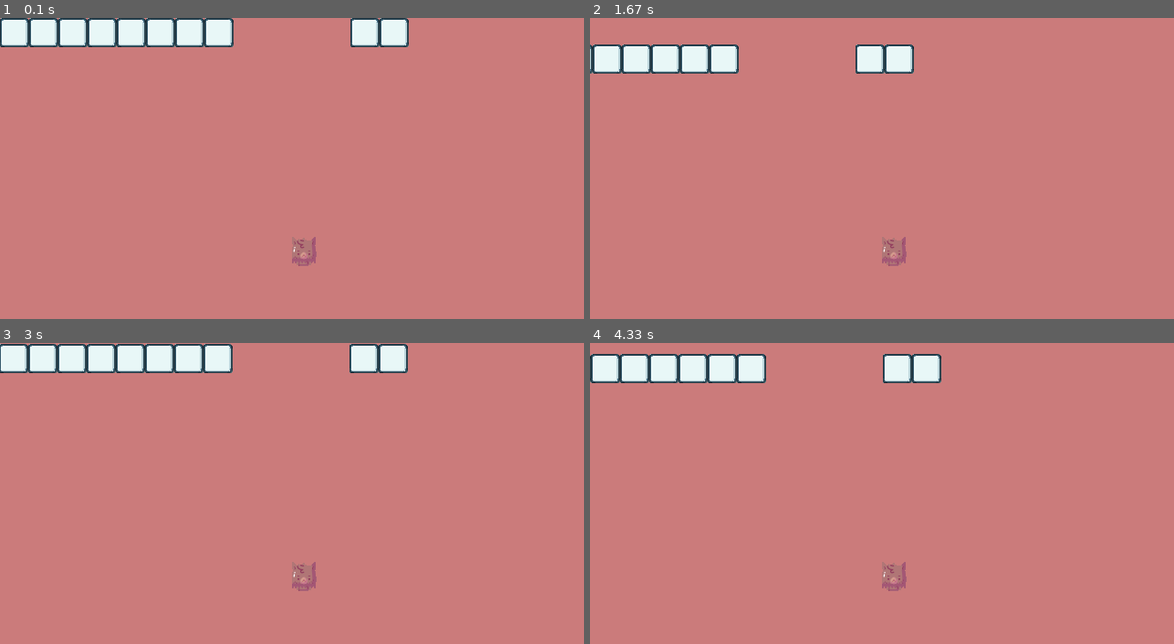
Above: before the commit, frames 1-4 (two rows, left to right).
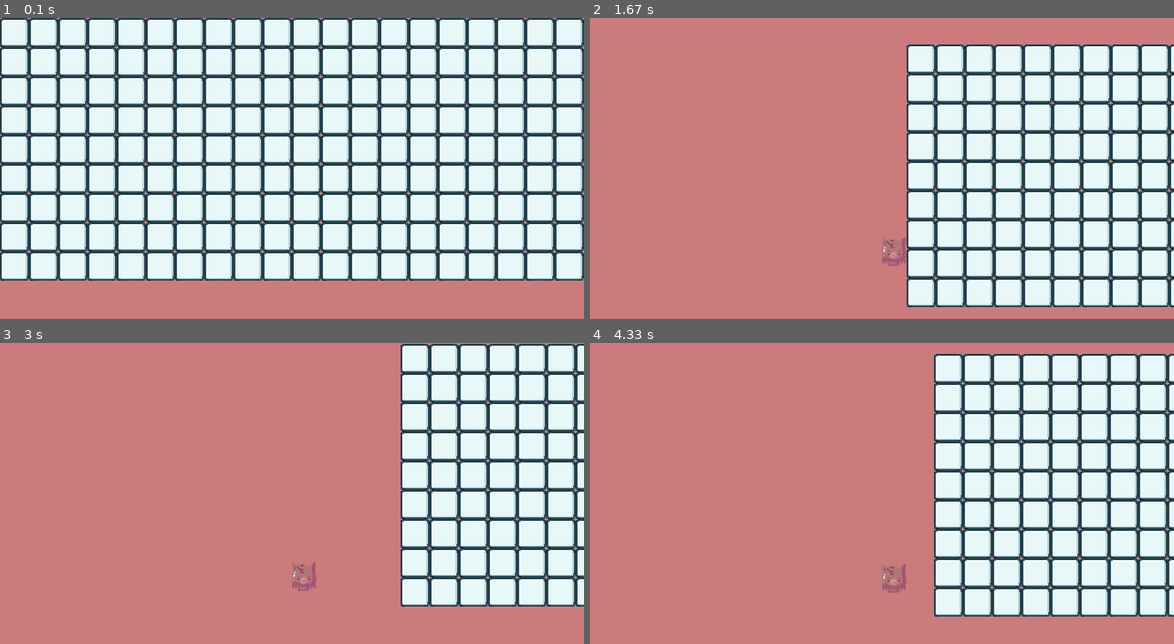
Above: after the commit, the same moments.

Repository: njtan142/py_game_practice
Game: pygame game, started from main.py
The game is run twice, just before and just after one commit, with the same random seed, the same clock (stepped at 60 frames per second) and the same inputs.
Inputs:
- Up to frame 1 (0.1 s): no input
- Up to frame 2 (1.67 s): hold D 0.33-0.8 s; hold W 0.83-1.13 s; hold D 1.17-1.63 s
- Up to frame 3 (3 s): hold A 1.67-2.2 s; hold S 2.23-2.53 s; hold A 2.57-2.97 s
- Up to frame 4 (4.33 s): hold W 3-3.37 s; hold D 3.4-4.03 s; hold S from 4.07 s (still down)

The runs differ from the first frame. In frame 1, 82% of the frame differs, in the area x 0-100%, y 0-88%; in frame 2, 43%; in frame 3, 32%; in frame 4, 40%.

Commit message:
performace fixes

Diff:
--- a/camera.py
+++ b/camera.py
@@ -5,7 +5,7 @@
         self.follow = follow
         self.obj = self_object
 
-    def update(self, list, follow=None):
+    def update(self, list, screen, follow=None):
         if follow is None:
             follow = self.follow
         self.follow = follow
@@ -13,5 +13,9 @@
         vertical_difference = self.obj.y - self.follow.y
         x = (horizontal_difference)
         y = (vertical_difference)
+        print(x, y)
         for obj in self.objects:
+            if obj.x > 0 - obj.image.get_width() and obj.x < screen.get_width():
+                if obj.y > 0 - obj.image.get_height() and obj.y < screen.get_height():
+                    obj.update(screen)
             obj.move(x, y, list)
--- a/main.py
+++ b/main.py
@@ -24,7 +24,16 @@
 
 # block image
 block_img = pygame.image.load("assets/block.png")
-block_list = [[1,1,1,1,1,1,1,1,0,0,0,0,1,1]]
+block_list = [
+[1,1,1,1,1,1,1,1,1,1,1,1,1,1,1,1,1,1,1,1],
+[1,1,1,1,1,1,1,1,1,1,1,1,1,1,1,1,1,1,1,1],
+[1,1,1,1,1,1,1,1,1,1,1,1,1,1,1,1,1,1,1,1],
+[1,1,1,1,1,1,1,1,1,1,1,1,1,1,1,1,1,1,1,1],
+[1,1,1,1,1,1,1,1,1,1,1,1,1,1,1,1,1,1,1,1],
+[1,1,1,1,1,1,1,1,1,1,1,1,1,1,1,1,1,1,1,1],
+[1,1,1,1,1,1,1,1,1,1,1,1,1,1,1,1,1,1,1,1],
+[1,1,1,1,1,1,1,1,1,1,1,1,1,1,1,1,1,1,1,1],
+[1,1,1,1,1,1,1,1,1,1,1,1,1,1,1,1,1,1,1,1]]
 
 
 def tile_map(tile_map_array, image):
@@ -66,7 +75,7 @@
 camera = Cam(camera_obj, object_list, player)
 
 while running:
-    clock.tick(60)
+    # clock.tick(60)
     # input handler
     key_state = pygame.key.get_pressed()
     horizontal = key_state[pygame.K_d] - key_state[pygame.K_a]
@@ -78,8 +87,6 @@
     # background
     screen.fill((203, 123, 123))
     # player update
-    for obj in object_list:
-        obj.update(screen)
     player.move(horizontal * 100 * time_delta, vertical * 100 * time_delta, object_list)
 
     # fps and time management
@@ -91,7 +98,7 @@
     current_time_ts = dt.timestamp(current_time_dt)
 
     # camera update
-    camera.update(object_list)
+    camera.update(object_list, screen)
 
     # screen update
     pygame.display.update()
